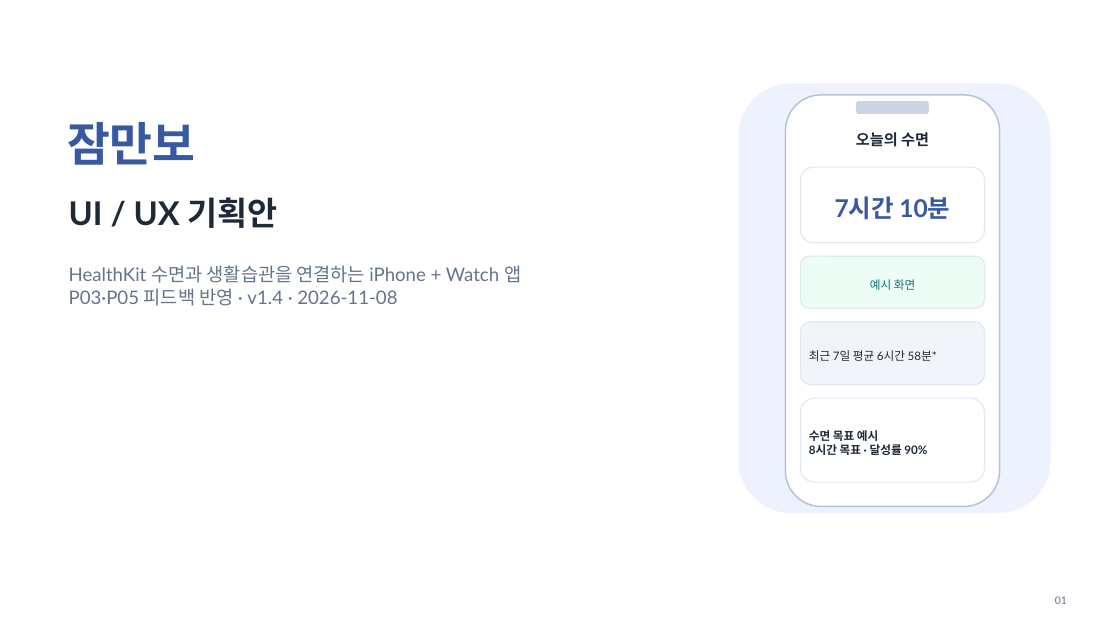
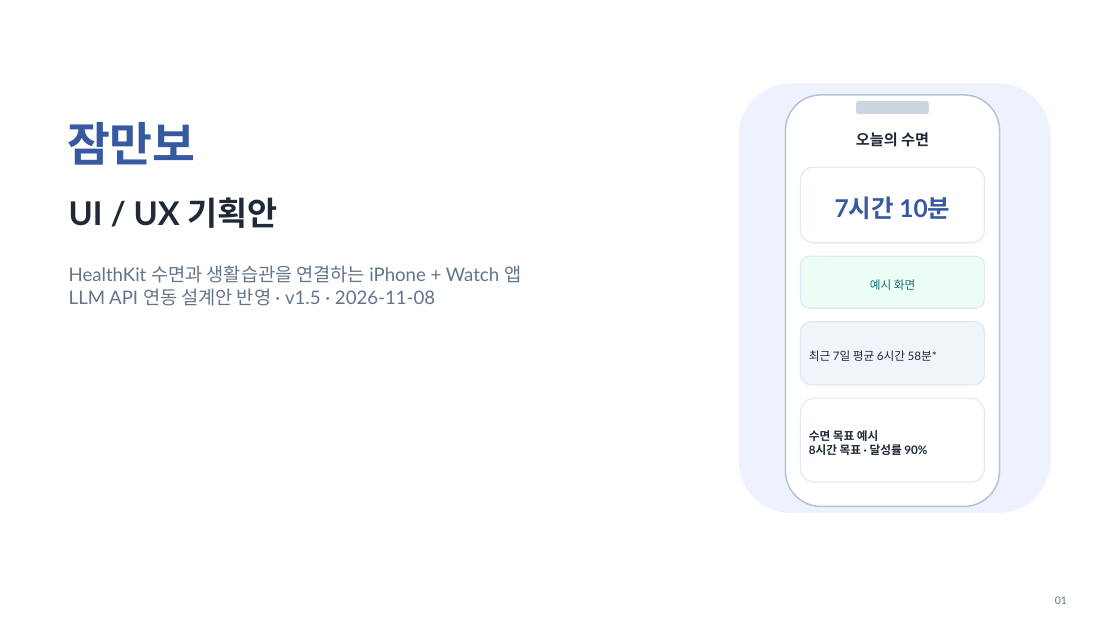
Before and after one commit to JinWoong-Jung/snorlax, a slide deck: slide 1 of 02_Jammanbo_UIUX.pptx. Drawn at 1120x630 pixels with LibreOffice and Linux fonts; fonts in the diff are those of the drawing. Boxes give left, top, right and bottom in pixels: in the first picture for what was removed or moved away, otherwise in the second. Text is boxed around its words. In the diff, an @@ line names an element or a change of style, - is before the commit and + after.

```diff
--- a/02_Jammanbo_UIUX.pptx
+++ b/02_Jammanbo_UIUX.pptx
@@ text at <box>69,288,435,306</box>: text changed @@
-P03·P05 피드백 반영 · v1.4 · 2026-11-08
+LLM API 연동 설계안 반영 · v1.5 · 2026-11-08
```
Also in this commit, not shown: 8 other slides changed, 23 other files.
